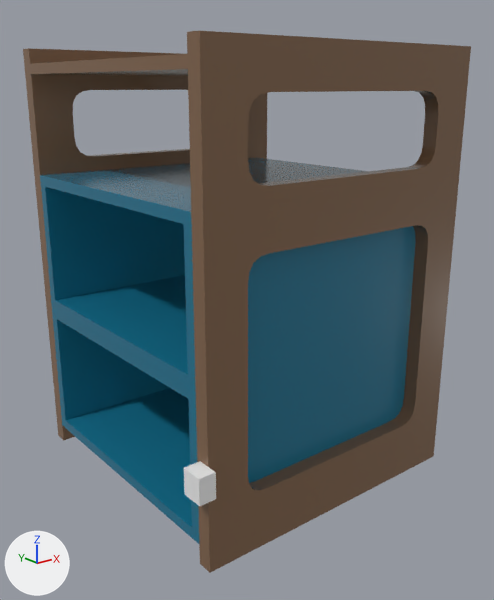
An edit to the FBX model Escape Life/Assets/Art Assets/Asset/Drawer.fbx, drawn before and after from the same camera.
Camera for both pictures: a 50 mm lens placed at (-0.706, -0.902, 0.643), pointed at (-0.015, -0.038, 0.298). Arrows for +X, +Y and +Z are at lower left; the lights stay in place.

Names of what the first picture shows: 'Drawer'.
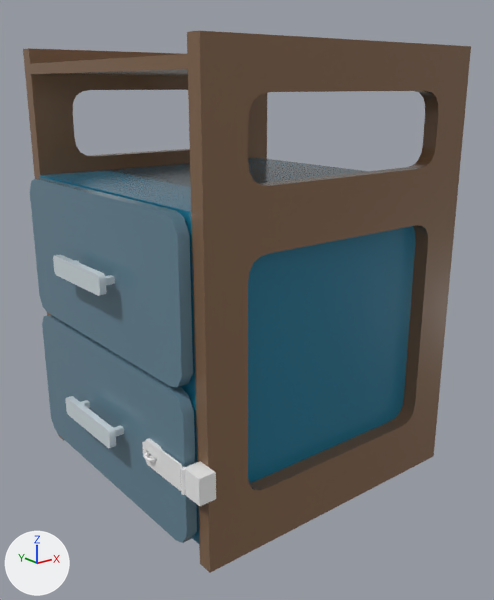
What changed in the scene script:
```text
Add me_mesh_002:
    me_mesh_002.from_pydata(...)  # 98 vertices, 96 faces; spans x -0.004..0.004, y -0.004..0.1054, z -0.02..0.02
    me_mesh_002.materials.append(mat_material__2)  # picture img_level_1_palette_png
Add me_mesh_001:
    me_mesh_001.from_pydata(...)  # 83 vertices, 78 faces; spans x -0.251..0.251, y -0.226..0.226, z -0.115..0.115
    me_mesh_001.materials.append(mat_material__2)  # picture img_level_1_palette_png
Add me_mesh_003:
    me_mesh_003.from_pydata(...)  # 167 vertices, 147 faces; spans x -0.251..0.251, y -0.226..0.226, z -0.115..0.115
    me_mesh_003.materials.append(mat_material__2)  # picture img_level_1_palette_png
Add ob_bedsidedrawerlockhaspgate:
    ob_bedsidedrawerlockhaspgate = bpy.data.objects.new('BedsideDrawerLockHaspGate', me_mesh_002)
    ob_bedsidedrawerlockhaspgate.location = (-0.276, -0.231, 0.146)
Add ob_bedside_drawer_unlocked_drawer:
    ob_bedside_drawer_unlocked_drawer = bpy.data.objects.new('Bedside Drawer Unlocked Drawer', me_mesh_001)
    ob_bedside_drawer_unlocked_drawer.location = (-0.051, 0.0, 0.383)
Add ob_bedsidedrawerbottomlockeddrawer:
    ob_bedsidedrawerbottomlockeddrawer = bpy.data.objects.new('BedsideDrawerBottomLockedDrawer', me_mesh_003)
    ob_bedsidedrawerbottomlockeddrawer.location = (-0.051, 0.0, 0.147)
```

Boxes [x1, y1, x2, y2] around the edits, measured in the pictures (494 x 600 px):
'Bedside Drawer Unlocked Drawer', added (blue)
    after: [30, 178, 193, 387]
'BedsideDrawerBottomLockedDrawer', added (blue)
    after: [42, 315, 197, 543]
'BedsideDrawerLockHaspGate', added
    after: [142, 439, 186, 495]
